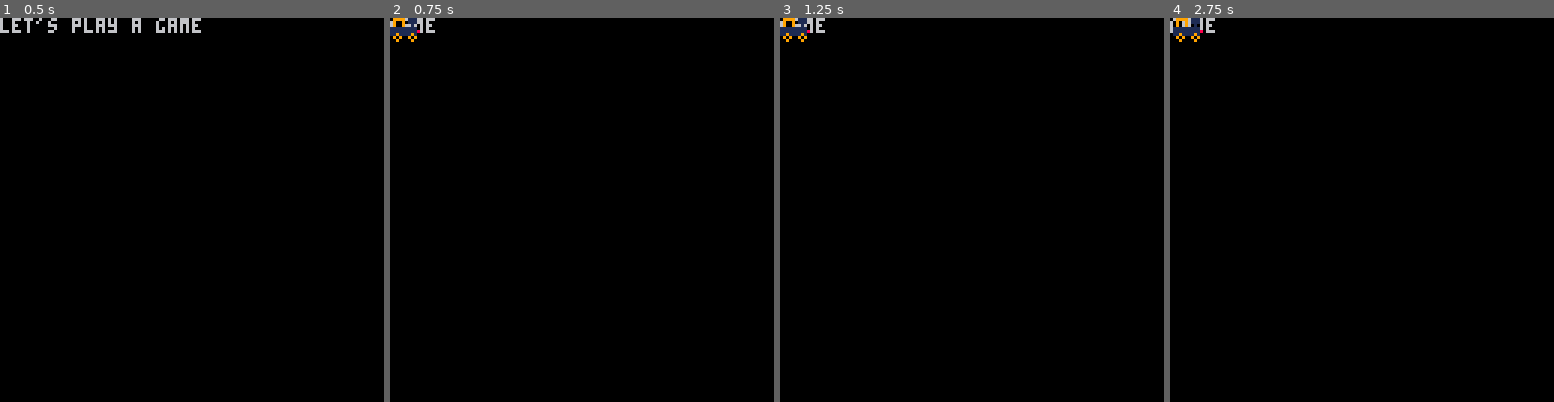
Above: before the commit, frames 1-4 (left to right).
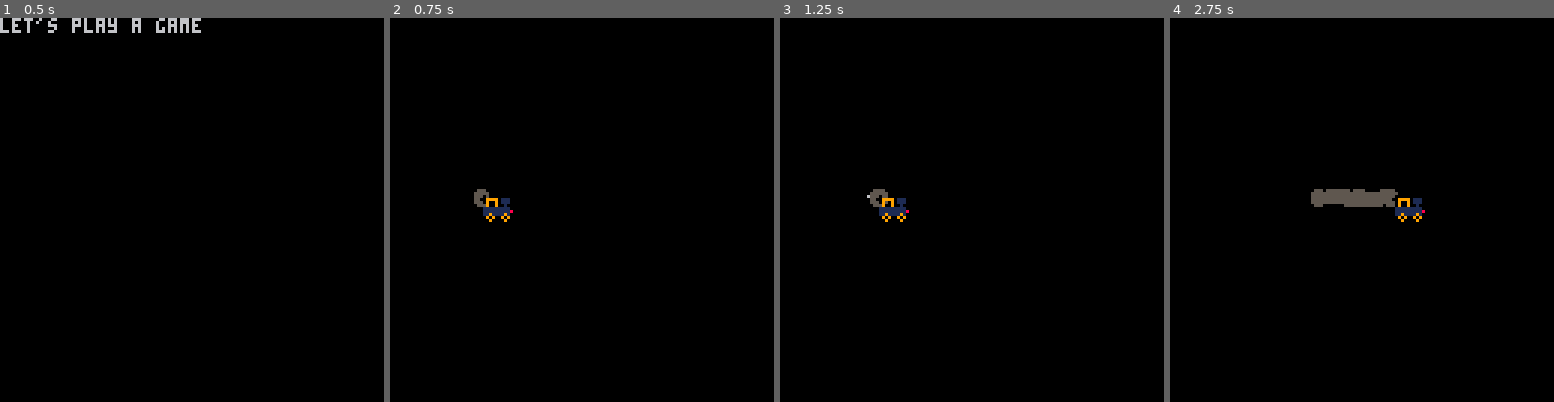
Above: after the commit, the same moments.

Repository: thoughtlesslabs/all-aboard
Game: PICO-8 cartridge all aboard.p8
The game is run twice, just before and just after one commit, with the same random seed, the same clock (stepped at 60 frames per second) and the same inputs.
Inputs:
- Up to frame 1 (0.5 s): no input
- Up to frame 2 (0.75 s): tap O (Z key) at 0.7 s
- Up to frame 3 (1.25 s): no input
- Up to frame 4 (2.75 s): hold Right 1.6-2.1 s; tap O (Z key) at 1.7, 2.1, 2.5 s; hold Right from 2.47 s (still down)

Frame 1 is identical in both runs. In frame 2, 0.9% of the frame differs, in the area x 0-33%, y 0-54%; in frame 3, 0.9%; in frame 4, 1.7%, in the area x 0-67%, y 0-54%.

Commit message:
Added Train Smoke and improved basic movement

Diff:
--- a/all aboard.p8
+++ b/all aboard.p8
@@ -7,10 +7,12 @@
 function _init()
 	cls()
 	mode="start"
-	player()
+	part={}
+	train()
 end
 
 function _update60()
+	updatepart()
 	if mode=="start" then
 		updatestart()
 	elseif mode=="game" then
@@ -33,19 +35,22 @@
 -->8
 -- update functions
 
+-- update start menu
 function updatestart()
 	if btnp(4) then
 		mode="game"
 	end
 end
 
+-- update games
 function updategame()
-	moveplayer()
+	movetrain()
 	if btnp(4) then
 		mode="gameover"
 	end
 end
 
+-- update gameover screen
 function updategameover()
 	if btnp(4) then
 		mode="start"
@@ -55,15 +60,20 @@
 -->8
 -- draw functions
 
+-- draw start menu
 function drawstart()
 	print("let's play a game")
 end
 
+-- main game draw
 function drawgame()
 	print("game")
-	drawplayer()
-end
-
+	drawpart()
+	drawtrain()
+
+end
+
+-- draw gameover screen
 function drawgameover()
 	print("gameover")
 end
@@ -72,35 +82,112 @@
 -->8
 -- characters
 
-function player()
-	p={}
-	p.x=0
-	p.y=0
-	p.f=false
-	p.d=8
-end
-
-function drawplayer()
-	spr(0,p.x+p.d,p.y,1,1,p.f)
-	spr(16,p.x,p.y,1,1,p.f)
-end
-
-function moveplayer()
+-- add train to game
+function train()
+	t={}
+	t.x=30
+	t.y=60
+	t.dx=1
+	t.dy=1
+	t.m=false
+	t.f=false
+	t.d=8
+end
+
+-- draw train
+function drawtrain()
+	spr(0,t.x+t.d,t.y,1,1,t.f)
+	spr(16,t.x,t.y,1,1,t.f)
+end
+
+-- move train
+function movetrain()
 	if btnp(0) then
-		p.x-=1
-		p.f=true
-		p.d=-8
+		t.dx=-2
+		t.f=true
+		t.d=-8
+		t.m=true
 	end
 	if btnp(1) then
-		p.x+=1
-		p.f=false
-		p.d=8
-	end
+		t.dx=2
+		t.f=false
+		t.d=8
+		t.m=true
+	end
+	if t.m==false then
+		t.dx=t.dx/1.3
+	end
+	t.x+=t.dx
+	smoke(t.x,t.y,t.d)
 end
 -->8
 -- freshly squeezed
 
-
+-- particle generator
+function particles(_x,_y,_dx,_dy,_maxa,_col,_s)
+	local p={}
+	p.x=_x
+	p.y=_y
+	p.dx=_dx
+	p.dy=_dy
+	p.col=0
+	p.colarr=_col
+	p.a=0
+	p.maxa=_maxa
+	p.s=_s
+	p.os=_s
+	add(part,p)
+end
+
+-- smoke
+function smoke(_x,_y,_d)
+	for i=0,5 do
+		local _ang = rnd()
+		local _dx = sin(_ang)*1.5
+		local _dy = cos(_ang)*1.5
+		particles(_x,_y,_dx,_dy,40+rnd(15),{5,6,7},rnd(2))
+	end
+end
+
+function updatepart()
+	local _p
+	for i=#part,1,-1 do
+		_p=part[i]
+		_p.a+=1
+		if _p.a > _p.maxa then
+			del(part,part[i])
+		else
+			local _ci=_p.a/_p.maxa
+			_ci=1+flr(_ci*#_p.colarr)
+			_p.col=_p.colarr[_ci]
+		end
+
+	-- gravity
+--	if
+	_p.dy-=0.05
+
+	--	shrink
+	local _ci=1.5-_p.a/_p.maxa
+	_p.s=_ci*_p.os
+
+	--	friction
+	_p.dx=_p.dx/5
+	_p.dy=_p.dy/5
+
+	-- moving particle
+	_p.x+=_p.dx
+	_p.y+=_p.dy
+	end
+end
+
+-- draw particles
+function drawpart()
+	for i=1,#part do
+		_p=part[i]
+		-- draw smoke
+		circfill(_p.x,_p.y,_p.s,_p.col)
+	end
+end
 __gfx__
 10000000000000000000000000000000000000000000000000000000000000000000000000000000000000000000000000000000000000000000000000000000
 10000000000000000000000000000000000000000000000000000000000000000000000000000000000000000000000000000000000000000000000000000000
